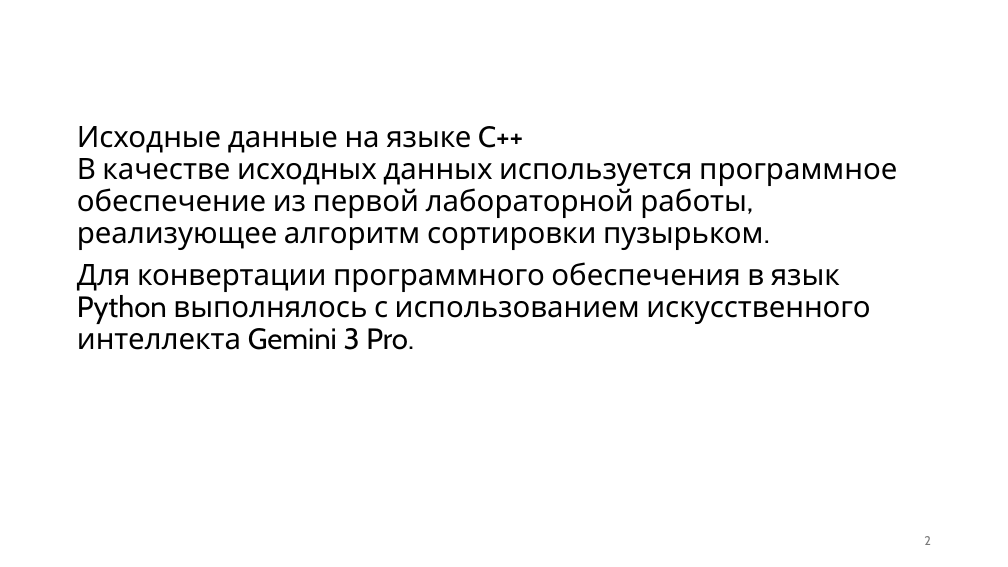
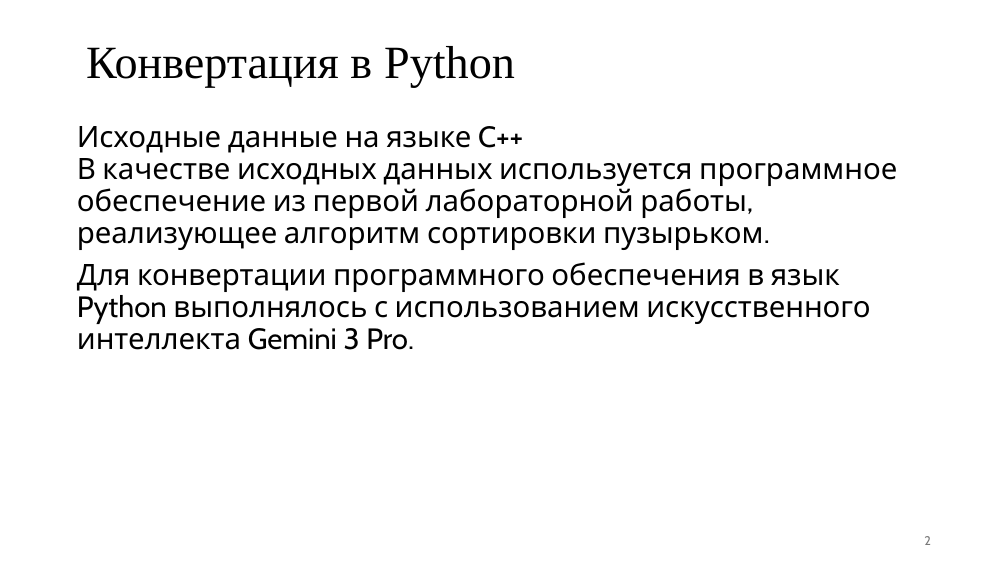
Before and after one commit to NebovarenkovStepan/ReverseEngineering_TKI_341, a slide deck: slide 2 of Task4/Лр4_Python Небоваренков Зверь Bubble_sort.pptx. Drawn at 1008x567 pixels with LibreOffice and Linux fonts; fonts in the diff are those of the drawing. Boxes give left, top, right and bottom in pixels: in the first picture for what was removed or moved away, otherwise in the second. Text is boxed around its words. In the diff, an @@ line names an element or a change of style, - is before the commit and + after.

```diff
--- a/Task4/Лр4_Python Небоваренков Зверь Bubble_sort.pptx
+++ b/Task4/Лр4_Python Небоваренков Зверь Bubble_sort.pptx
@@ title added at (86, 46, 515, 88), 44 pt, text #000000 @@
+Конвертация в Python
```
Also in this commit, not shown: 3 other slides changed.
